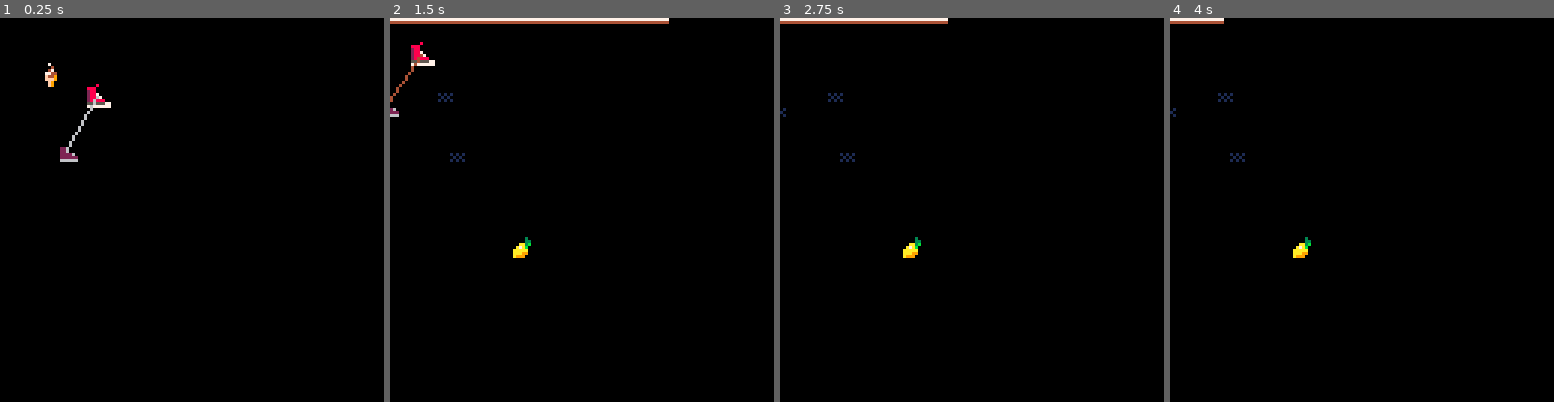
Above: before the commit, frames 1-4 (left to right).
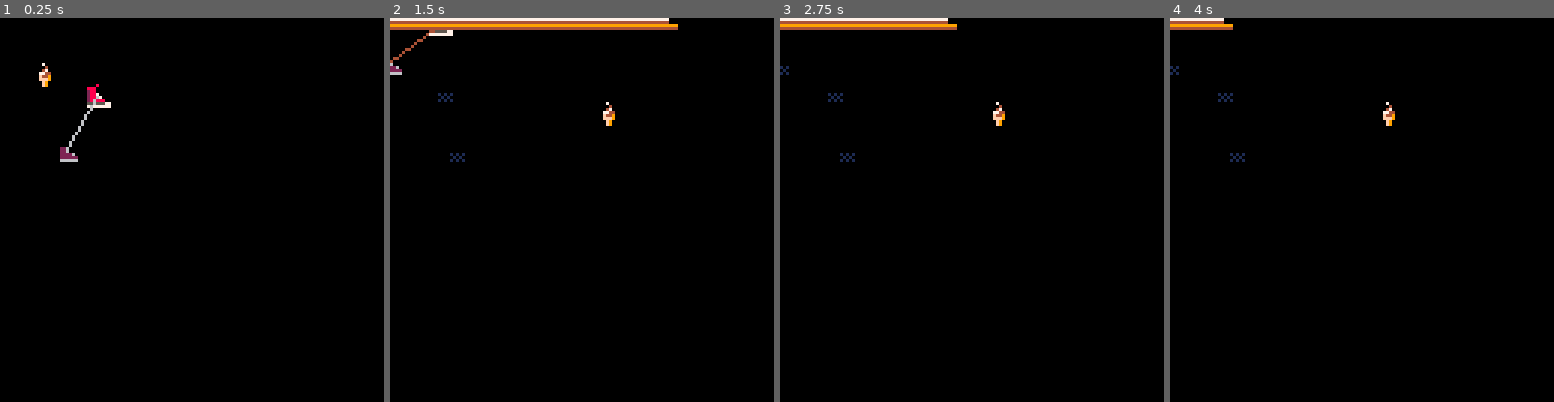
Above: after the commit, the same moments.

Repository: MattGalan/waddle
Game: PICO-8 cartridge waddle.p8
The game is run twice, just before and just after one commit, with the same random seed, the same clock (stepped at 60 frames per second) and the same inputs.
Inputs:
- Up to frame 1 (0.25 s): no input
- Up to frame 2 (1.5 s): tap X (X key) at 0.33, 1.07 s; tap O (Z key) at 0.7 s
- Up to frame 3 (2.75 s): tap O (Z key) at 1.7, 2.1, 2.5 s; tap X (X key) at 1.85 s
- Up to frame 4 (4 s): tap O (Z key) at 2.9, 3.3, 3.7 s; tap X (X key) at 2.97 s

The runs differ from the first frame. In frame 1, 0.2% of the frame differs, in the area x 10-15%, y 11-18%; in frame 2, 2.0%, in the area x 0-75%, y 1-63%; in frame 3, 1.0%; in frame 4, 0.6%.

Commit message:
particles

Diff:
--- a/main.lua
+++ b/main.lua
@@ -2,16 +2,19 @@
   init_powerups()
   init_player()
   init_floating_text()
+  init_particles()
 end
 
 function _update()
   update_player()
   update_powerups()
   update_floating_text()
+  update_particles()
 end
 
 function _draw()
   cls()
+  draw_particles()
   draw_player()
   draw_powerups()
   draw_floating_text()
--- /dev/null
+++ b/particles.lua
@@ -0,0 +1,48 @@
+particles = class:new({
+  spawn = function(_ENV, spawn_count)
+    for i=1, spawn_count do
+      add(parts, spawn_part())
+    end
+  end,
+
+  update = function(_ENV)
+    for _, p in pairs(parts) do
+      update_part(p)
+      p.lifespan = p.lifespan - 1
+      if p.lifespan < 0 then
+        del(parts, p)
+      end
+    end
+  end,
+
+  draw = function(_ENV)
+    for _, p in pairs(parts) do
+      draw_part(p)
+    end
+  end,
+})
+
+function init_particles()
+  particleses = {}
+end
+
+function update_particles()
+  for _, p in pairs(particleses) do
+    p:update()
+    if #p.parts == 0 then
+      del(particleses, p)
+    end
+  end
+end
+
+function draw_particles()
+  for _, p in pairs(particleses) do
+    p:draw()
+  end
+end
+
+function add_particles(p, spawn_count)
+  p.parts = {}
+  p:spawn(spawn_count)
+  add(particleses, p)
+end
--- a/powerups.lua
+++ b/powerups.lua
@@ -1,11 +1,36 @@
 powerup = entity:new({
   pos = point:new({ x = -100, y = -100 }),
   duration = 128,
-  show_name = function(_ENV)
+  super_on_start = function(_ENV)
     add_floating_text(name, point:new({
       x = up_foot.pos.x,
       y = up_foot.pos.y - 4
     }))
+
+    burst_particles = particles:new({
+      spawn_part = function()
+        return {
+          pos = {
+            x = pos.x + hitbox.width / 2,
+            y = pos.y + hitbox.height / 2
+          },
+          lifespan = 10 + rnd(2),
+          direction = rnd(),
+          color = rnd({ bar_color_top, bar_color_bottom }),
+          speed = 1.8 + rnd(0.2)
+        }
+      end,
+      update_part = function(p)
+        p.pos.x = p.pos.x + cos(p.direction) * p.speed
+        p.pos.y = p.pos.y + sin(p.direction) * p.speed
+        p.speed = max(p.speed - .2, 0)
+      end,
+      draw_part = function(p)
+        pset(p.pos.x, p.pos.y, p.color)
+      end
+    })
+
+    add_particles(burst_particles, 40)
   end
 })
 
@@ -21,7 +46,6 @@
 
   on_start = function()
     speed = speed * 1.5
-    add_floating_text("coffee!", up_foot.pos)
   end,
 
   on_end = function()
@@ -110,7 +134,7 @@
         remaining = p.duration,
       })
       p:on_start()
-      p:show_name()
+      p:super_on_start()
       p.pos = point:new({ x = -100, y = -100 })
       spawn_powerup()
     end
@@ -126,7 +150,7 @@
 end
 
 function draw_powerups()
-  for _, p in pairs(powerups) do
+  for _,p in pairs(powerups) do
     p:draw()
   end
 
--- a/waddle.p8
+++ b/waddle.p8
@@ -7,6 +7,7 @@
 #include powerups.lua
 #include player.lua
 #include floating_text.lua
+#include particles.lua
 __gfx__
 00080000000000000000000000000000000000000000000000000000000000000000000000000000000000000000000000000000000000000000000000000000
 88800000000000000000000000000000000000000000000000000000000000000000000000000000000000000000000000000000000000000000000000000000
@@ -16,19 +17,19 @@
 28888800222260001010100000000000000000000000000000000000000000000000000000000000000000000000000000000000000000000000000000000000
 55555577222222000101000000000000000000000000000000000000000000000000000000000000000000000000000000000000000000000000000000000000
 77777777666666001010100000000000000000000000000000000000000000000000000000000000000000000000000000000000000000000000000000000000
-00000300000040000000000000000000000700000000030000000000000000000000000000000000000000000000000000000000000000000000000000000000
-00003b00000450000094040000000b00000040000000033000000000000000000000000000000000000000000000000000000000000000000000000000000000
-00022330000a4000004404400000030000047000000aa3b000000000000000000000000000000000000000000000000000000000000000000000000000000000
-002e2200000aa00009400450000003000077440000a7ab0000000000000000000000000000000000000000000000000000000000000000000000000000000000
-02e2220000aaa000044044000000b30000f449000aaaaa0000000000000000000000000000000000000000000000000000000000000000000000000000000000
-2222200000a09a0004045500000b300000fff9000aaa990000000000000000000000000000000000000000000000000000000000000000000000000000000000
-22221000aa9009a0000500000b330000000f90000a99900000000000000000000000000000000000000000000000000000000000000000000000000000000000
-01110000000000000000000033000000000f90000000000000000000000000000000000000000000000000000000000000000000000000000000000000000000
-09800000000000000000000000000000000000000000000000000000000000000000000000000000000000000000000000000000000000000000000000000000
-90080000098000000000000000000000000000000000000000000000000000000000000000000000000000000000000000000000000000000000000000000000
-8008076790080000000ee00000000000000000000000000000000000000000000000000000000000000000000000000000000000000000000000000000000000
-088760008888676700efee0000000000000000000000000000000000000000000000000000000000000000000000000000000000000000000000000000000000
-022660002222565600eeee0000000000000000000000000000000000000000000000000000000000000000000000000000000000000000000000000000000000
-8008056680080000000ee00000000000000000000000000000000000000000000000000000000000000000000000000000000000000000000000000000000000
-80020000088000000e00000000000000000000000000000000000000000000000000000000000000000000000000000000000000000000000000000000000000
+00000300000040000940400000000b00070000000000300000000000000000000000000000000000000000000000000000000000000000000000000000000000
+00003b00000450000440440000000300004000000000330000000000000000000000000000000000000000000000000000000000000000000000000000000000
+00022330000a400094004500000003000470000000aa3b0000000000000000000000000000000000000000000000000000000000000000000000000000000000
+002e2200000aa000440440000000b300774400000a7ab00000000000000000000000000000000000000000000000000000000000000000000000000000000000
+02e2220000aaa00040455000000b3000f4490000aaaaa00000000000000000000000000000000000000000000000000000000000000000000000000000000000
+2222200000a09a00005000000b330000fff90000aaa9900000000000000000000000000000000000000000000000000000000000000000000000000000000000
+22221000aa9009a000000000330000000f900000a999000000000000000000000000000000000000000000000000000000000000000000000000000000000000
+011100000000000000000000000000000f9000000000000000000000000000000000000000000000000000000000000000000000000000000000000000000000
+098000000000000000ee000000000000000000000000000000000000000000000000000000000000000000000000000000000000000000000000000000000000
+90080000098000000efee00000000000000000000000000000000000000000000000000000000000000000000000000000000000000000000000000000000000
+80080767900800000eeee00000000000000000000000000000000000000000000000000000000000000000000000000000000000000000000000000000000000
+088760008888676700ee000000000000000000000000000000000000000000000000000000000000000000000000000000000000000000000000000000000000
+0226600022225656e000000000000000000000000000000000000000000000000000000000000000000000000000000000000000000000000000000000000000
+80080566800800000000000000000000000000000000000000000000000000000000000000000000000000000000000000000000000000000000000000000000
+80020000088000000000000000000000000000000000000000000000000000000000000000000000000000000000000000000000000000000000000000000000
 08200000000000000000000000000000000000000000000000000000000000000000000000000000000000000000000000000000000000000000000000000000
